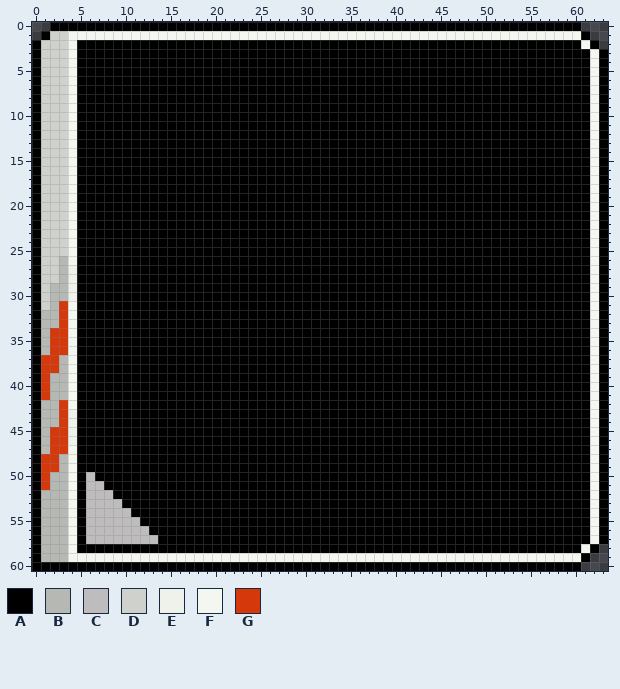
Pixel-art file -- assets/AsepriteFiles/character/sprite/GizmoTheFoxCCMod_character_panel.aseprite. That is the earlier state.
64x61 pixels, 1 frame.
Palette (. is transparent): A #000000  B #b6b8b4  C #bebcbc  D #cfd1cc  E #eff1eb  F #f4f7f0  G #d4380b
Now the later version:
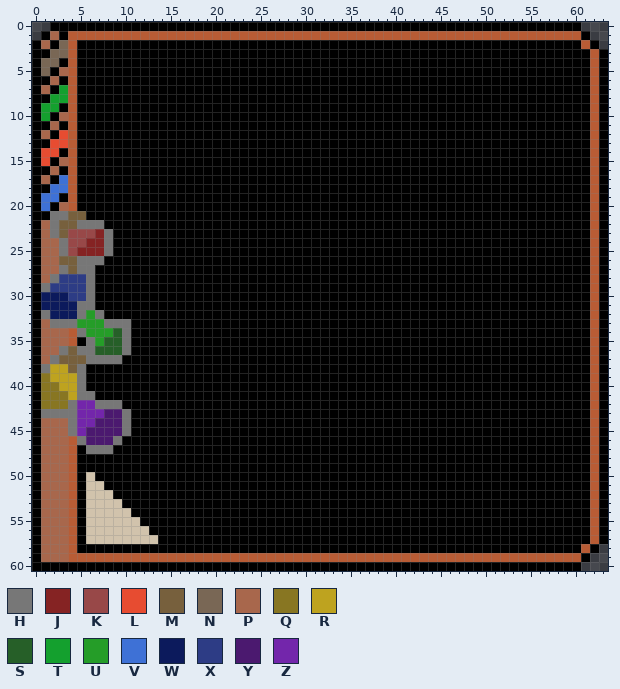
Colours new in this view: H #777777  J #852323  K #984848  L #e74c31  M #77603d  N #796755  P #a8674c  Q #887622  R #bea31f  S #265f28  T #14a02e  U #259d28  V #3e71d6  W #0c1a5c  X #2d3c85  Y #4b196f  Z #7326ab
The exact change:
layer "Potion Overlay" added
colour C: #bebcbc -> #d1c3ac
colour F: #f4f7f0 -> #b85c35
Changed rows in their new state; - is a pixel that keeps its letter.
Layers "Potion Overlay", "Layer 1":
first column x 1:
 1 -PA-------
 2 PAN-------
 3 ANN-------
 4 NNA-------
 5 NAP-------
 6 APA-------
 7 PAT-------
 8 ATT-------
 9 TTA-------
10 TAP-------
11 APA-------
12 PAL-------
13 ALL-------
14 LLA-------
15 LAP-------
16 APA-------
17 PAV-------
18 AVV-------
19 VVA-------
20 VAP-------
21 AHHMM-----
22 PHMMHHH---
23 PHMKKKJH--
24 PPHKKJJH--
25 PPHKJJJH--
26 PPMMHHH---
27 PPHMHH----
28 PHXXXH----
29 HXXXXH----
30 WWWXXH----
31 WWWWHH----
32 HWWWHUH---
33 PHHHUUUHHH
34 PPP-HUUUSH
35 PPP--HUSSH
36 PPHMHHSSSH
37 PHMMMHHHH-
38 HRRMH-----
39 QRRRH-----
40 QQRRH-----
41 QQQRHH----
42 QQQHZZHHH-
43 HHHHZZZYYH
44 PPPHZZYYYH
45 PPPHZYYYYH
46 PPPFHYYYH-
47 PPP--HHH--
48 PPP-------
49 PPP-------
50 PPP-------
51 PPP-------
52 PPP-------
53 PPP-------
54 PPP-------
55 PPP-------
56 PPP-------
57 PPP-------
58 PPP-------
59 PPP-------
